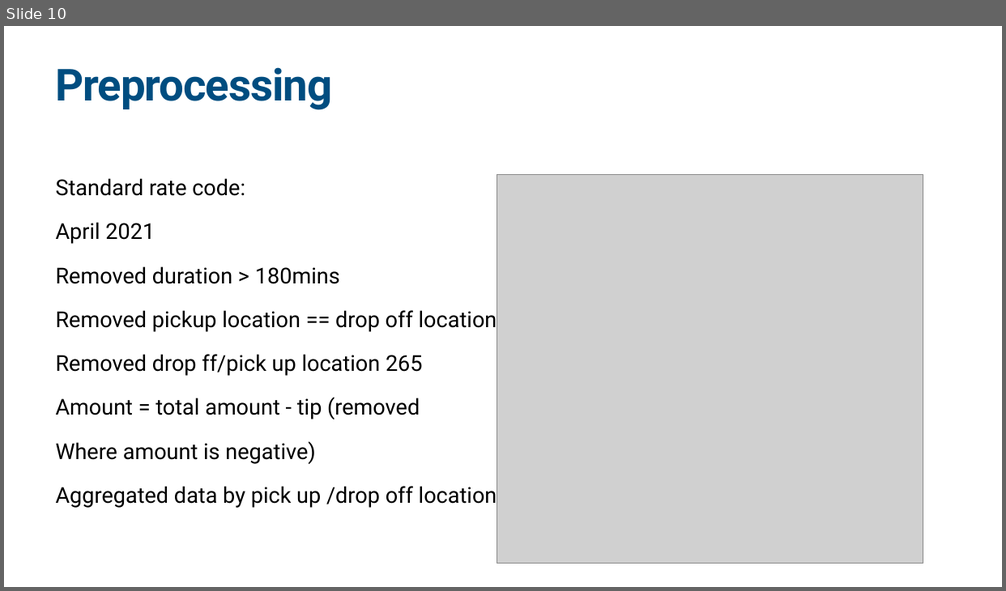
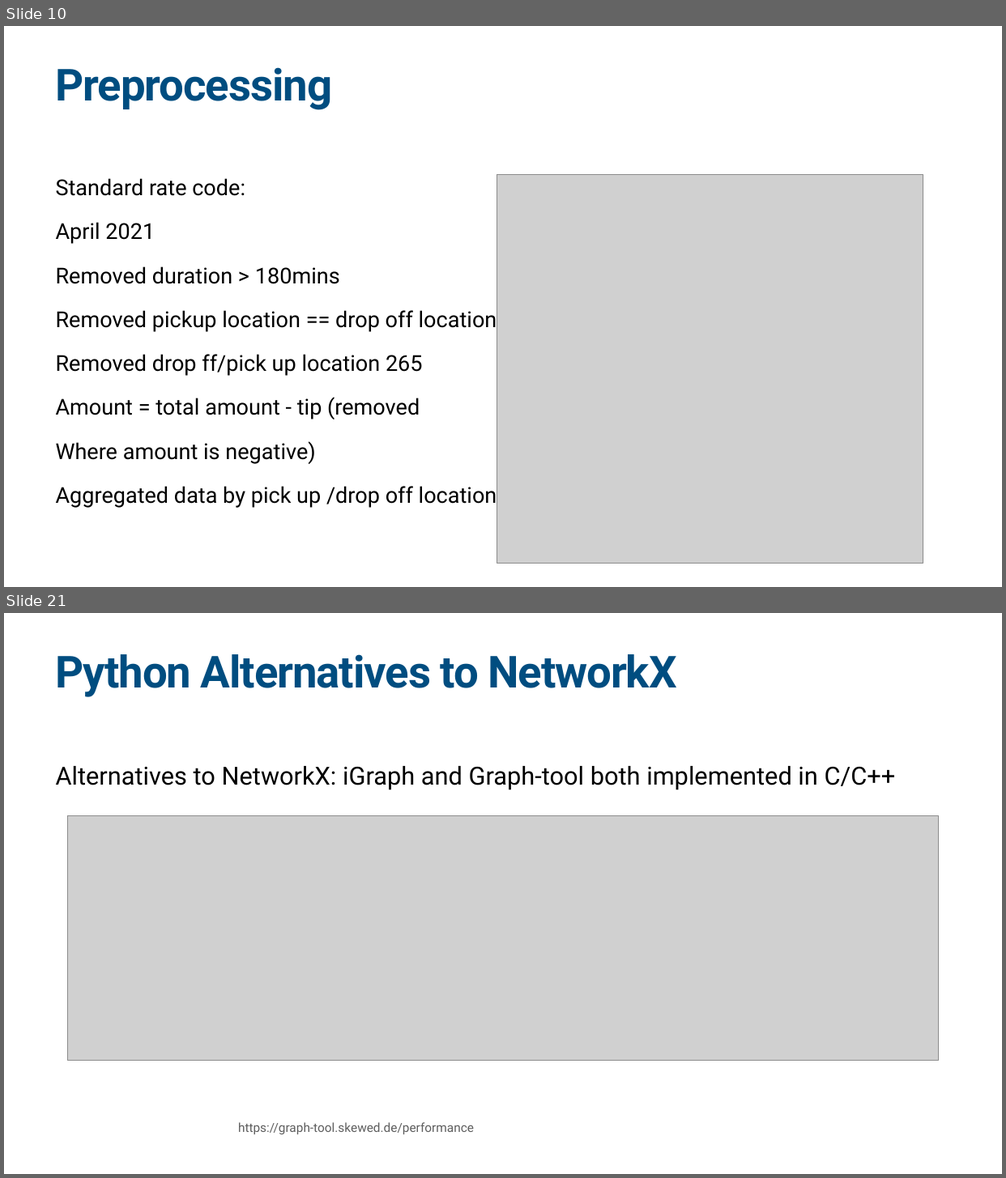
Before and after one commit to sfong8/networkX, a slide deck: Network_shareSession.pptx. Shown one above the other, each under a label of ours: slide 10 before the commit, slides 10 and 21 after it; the slides between them are not shown. The pictures are 1006x591 and 1006x1178 pixels, drawn with LibreOffice and Linux fonts; fonts in the diff are those of the drawing; grey boxes stand for pictures. Boxes give left, top, right and bottom in pixels: in the first picture for what was removed or moved away, otherwise in the second. Text is boxed around its words. In the diff, an @@ line names an element or a change of style, - is before the commit and + after.

```diff
--- a/Network_shareSession.pptx
+++ b/Network_shareSession.pptx
@@ slide 21 added at (x1=4, y1=613, x2=1002, y2=1174), background #FFFFFF @@
@@ title added at (x1=56, y1=654, x2=676, y2=697), 85 pt, text #004D80, bold @@
+Python Alternatives to NetworkX
@@ text added at (x1=56, y1=766, x2=896, y2=790), 48 pt, text #000000 @@
+Alternatives to NetworkX: iGraph and Graph-tool both implemented in C/C++
@@ picture added at (x1=68, y1=815, x2=938, y2=1060) @@
@@ text added at (x1=238, y1=1122, x2=474, y2=1135), 24 pt, text #5E5E5E @@
+https://graph-tool.skewed.de/performance
```
Also in this commit, not shown: 3 slides changed, 10 other slides added, 4 slides removed, 9 other files.
